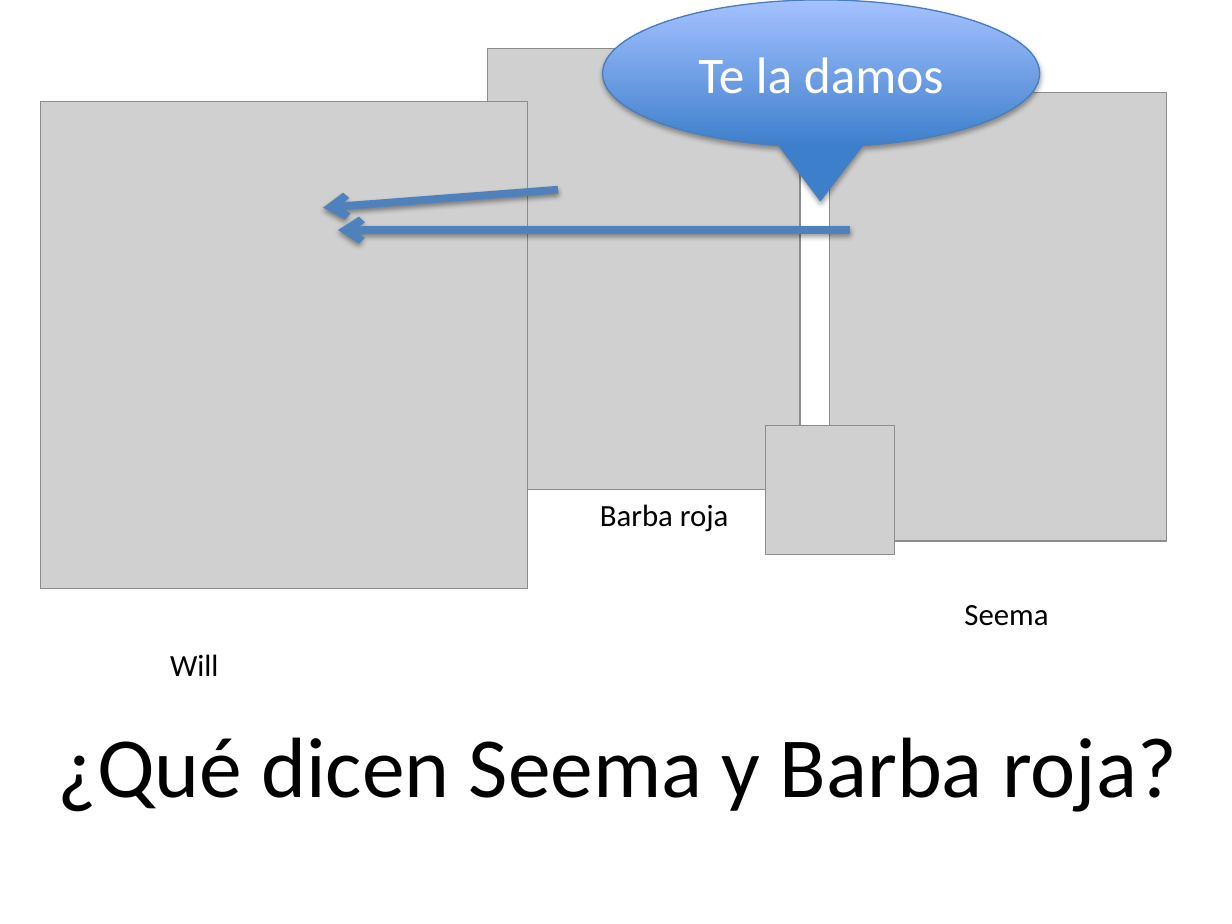
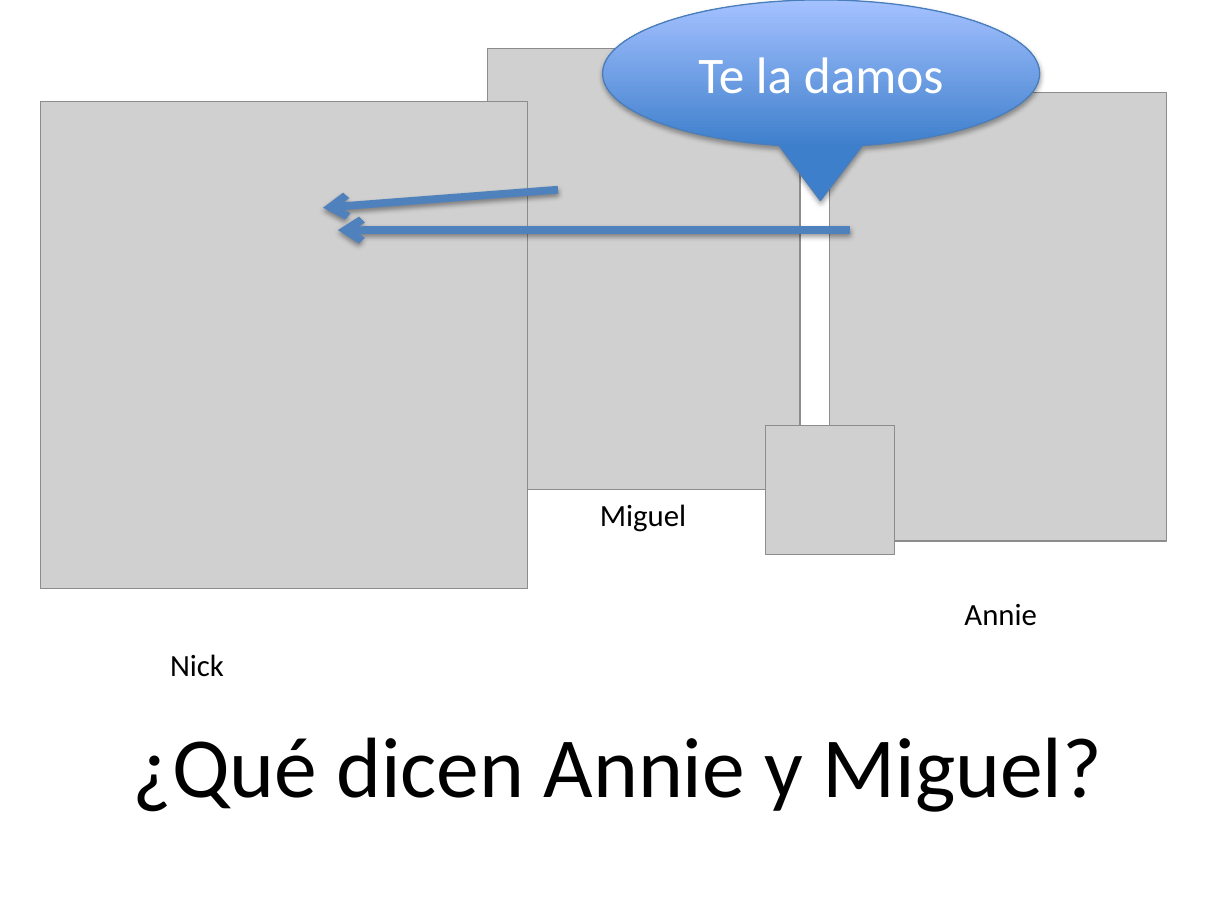
Before and after one commit to midd-teaching/1_5_recursos, a slide deck: slide 18 of archive/midd_comunicacion_1_5_2018/slides/cap8/assets/ejercicios/cdci.pptx. Drawn at 1232x924 pixels with LibreOffice and Linux fonts; fonts in the diff are those of the drawing; grey boxes stand for pictures. Boxes give left, top, right and bottom in pixels: in the first picture for what was removed or moved away, otherwise in the second. Text is boxed around its words. In the diff, an @@ line names an element or a change of style, - is before the commit and + after.

```diff
--- a/archive/midd_comunicacion_1_5_2018/slides/cap8/assets/ejercicios/cdci.pptx
+++ b/archive/midd_comunicacion_1_5_2018/slides/cap8/assets/ejercicios/cdci.pptx
@@ text at <box>600,504,686,532</box>: text changed @@
-Barba roja
+Miguel
@@ text at <box>964,604,1036,626</box>: text changed @@
-Seema
+Annie
@@ text at <box>170,654,224,677</box>: text changed @@
-Will
+Nick
@@ text at <box>132,737,1102,812</box>: text changed @@
-¿Qué dicen Seema y Barba roja?
+¿Qué dicen Annie y Miguel?
```
Also in this commit, not shown: 13 other slides changed, 2 slides added, 2 slides removed, 14 other files.
